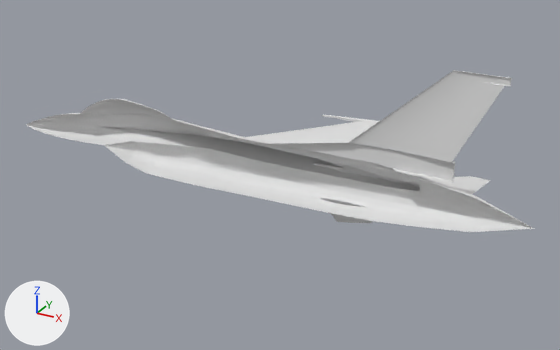
Renders of the Blender file f16/openfoam/models/blend/f16_tank_600.blend from each side of a commit.
Before and after are seen from a camera (50 mm lens) standing at (10.55, -16.96, 8.4) and looking at (1.16, 0.12, -0.14). Lighting does not change. The marker at lower left points along +X, +Y and +Z.

In view in the first picture: 'Fuselage'.
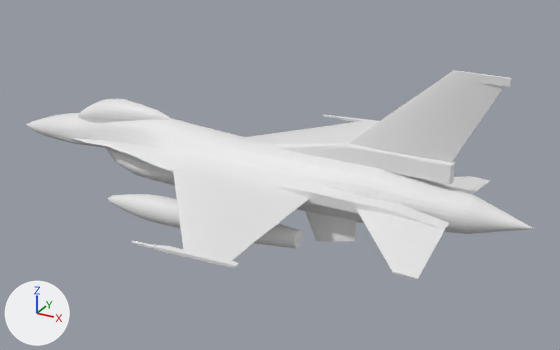
Location of each change, [x1, y1, x2, y2] in pixels of the pictures (560 x 350 px):
'Fuselage', modifiers changed (29% taller): before [26, 70, 534, 232]; after [26, 70, 534, 279]

What the commit changed:
Object 'Fuselage' (ob_fuselage) gains a MIRROR modifier named 'Mirror'.
Modifier setting: use_axis = (False, True, False).
Modifier setting: use_clip = True.
